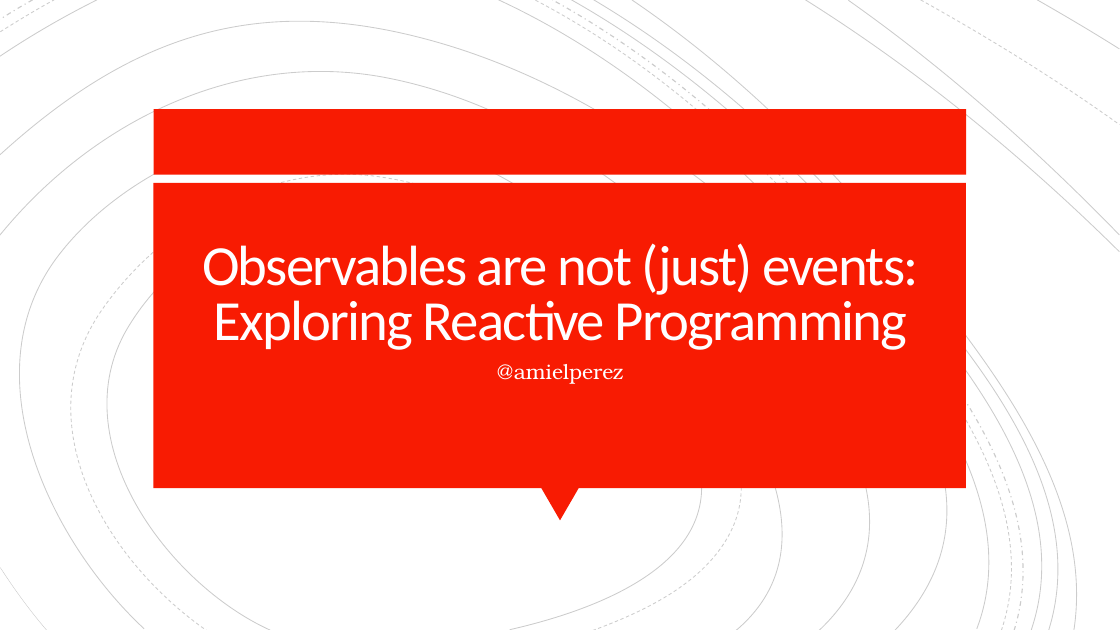
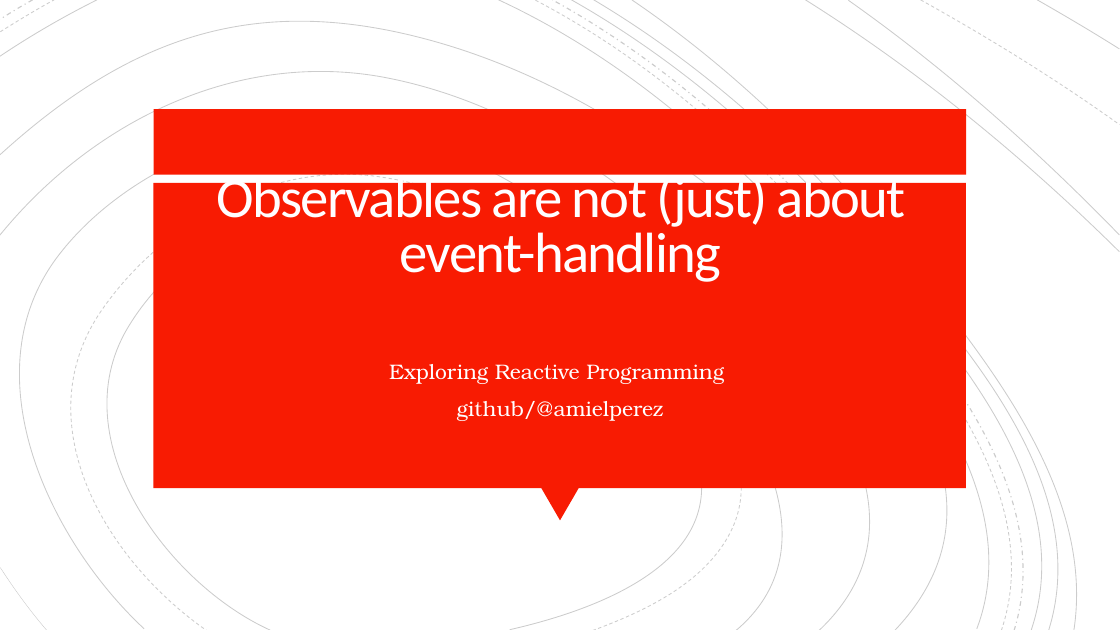
Before and after one commit to amielperez/observables-talkjs, a slide deck: slide 1 of doc/Reactive Programming - talkjs.pptm. Drawn at 1120x630 pixels with LibreOffice and Linux fonts; fonts in the diff are those of the drawing. Boxes give left, top, right and bottom in pixels: in the first picture for what was removed or moved away, otherwise in the second. Text is boxed around its words. In the diff, an @@ line names an element or a change of style, - is before the commit and + after.

Commit message:
Updated ppt

```diff
--- a/doc/Reactive Programming - talkjs.pptm
+++ b/doc/Reactive Programming - talkjs.pptm
@@ title at bbox=[217, 174, 906, 282]: text changed @@
-Observables are not (just) events:
-Exploring Reactive Programming
+Observables are not (just) about event-handling
@@ subtitle at bbox=[389, 364, 724, 421]: text changed @@
-@amielperez
+Exploring Reactive Programming
+github/@amielperez
```
Also in this commit, not shown: 2 other slides changed, 4 slides added.
